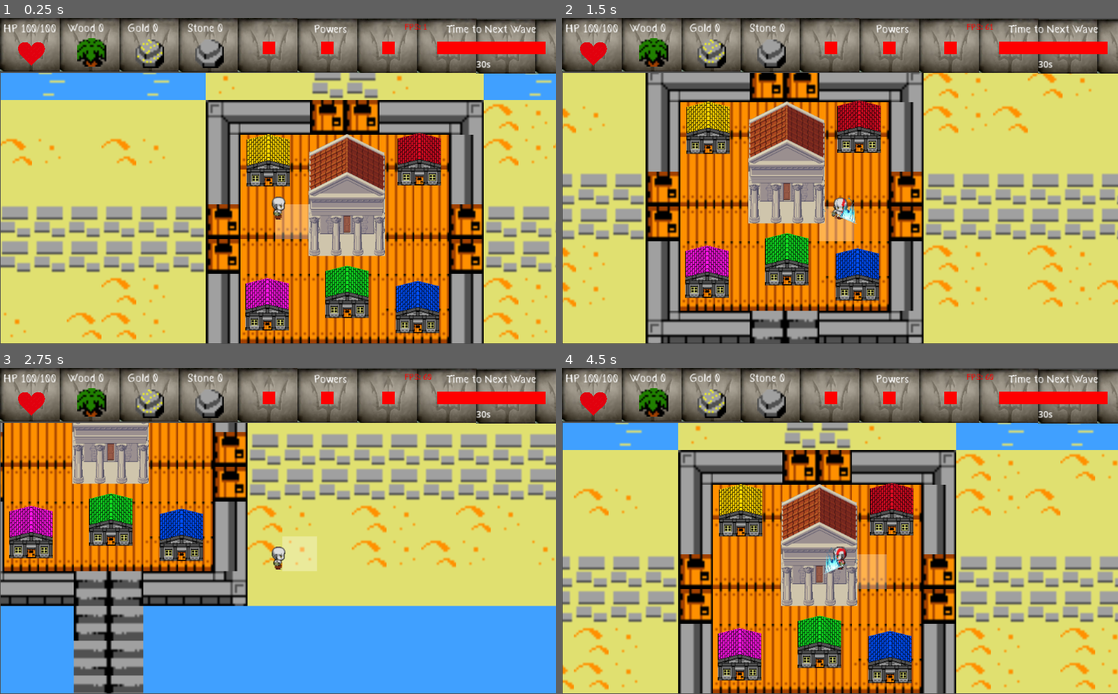
Above: before the commit, frames 1-4 (two rows, left to right).
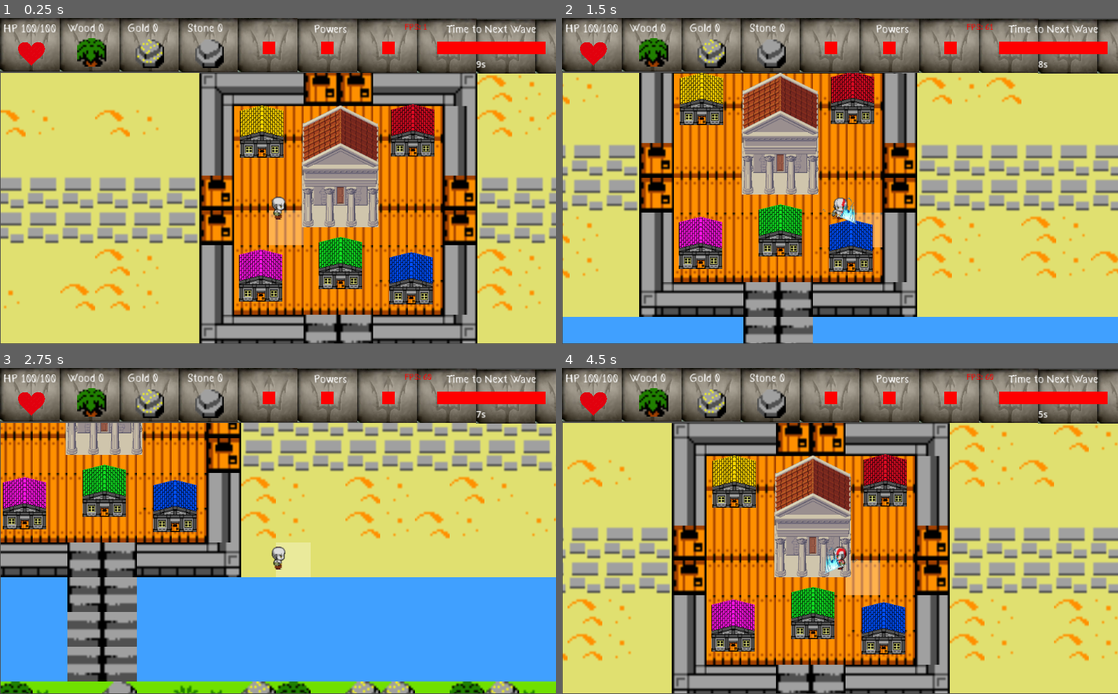
Above: after the commit, the same moments.

Repository: Christian2019/ProjetoAtenas
Game: Godot game, scene res://Scenes/MainScenes/Game_ViewPort.tscn
Two runs of this game, one before a commit and one after it. Both use one fixed random seed, a clock stepped at 60 frames per second and the inputs below. Sound files missing from this copy of the repository are replaced by a short silence.
Inputs:
- Up to frame 1 (0.25 s): no input
- Up to frame 2 (1.5 s): tap Enter at 0.5 s; hold Right (Move_Right) 0.53-1.28 s; tap Space (Select) at 0.6, 1.35 s; hold Down (Move_Down) from 1.28 s (still down)
- Up to frame 3 (2.75 s): release Down (Move_Down) at 2.03 s; hold Right (Move_Right) from 2.03 s (still down); tap Space (Select) at 2.1 s
- Up to frame 4 (4.5 s): release Right (Move_Right) at 2.78 s; hold Up (Move_Up) 2.78-3.53 s; tap Space (Select) at 2.85, 3.6, 4.35 s; hold Left (Move_Left) from 3.53 s (still down)

The runs differ from the first frame. In frame 1, 53% of the frame differs, in the area x 0-100%, y 13-100%; in frame 2, 53%; in frame 3, 44%; in frame 4, 54%.

Commit message:
Spawner,Enemy, Minotaur, PreLoades, Hud
HUD Update de time para proxima wave

Diff:
--- /dev/null
+++ b/Scenes/Game/Enemies/Enemy.tscn
@@ -0,0 +1,6 @@
+[gd_scene load_steps=2 format=3 uid="uid://dasfoo18xe4st"]
+
+[ext_resource type="Script" path="res://Scripts/Enemy.gd" id="1_fo5ys"]
+
+[node name="Enemy" type="Node2D"]
+script = ExtResource("1_fo5ys")
--- /dev/null
+++ b/Scenes/Game/Enemies/Minotaur.tscn
@@ -0,0 +1,69 @@
+[gd_scene load_steps=11 format=3 uid="uid://dnymo0eupd5qs"]
+
+[ext_resource type="Texture2D" uid="uid://bm5foycjs0yjv" path="res://Assets/Images/Enemies/minotaur_walking.png" id="1_86d6s"]
+[ext_resource type="Script" path="res://Scripts/Minotaur.gd" id="1_ldkc1"]
+
+[sub_resource type="AtlasTexture" id="AtlasTexture_2wt8o"]
+atlas = ExtResource("1_86d6s")
+region = Rect2(0, 0, 70, 55)
+
+[sub_resource type="AtlasTexture" id="AtlasTexture_xljmu"]
+atlas = ExtResource("1_86d6s")
+region = Rect2(70, 0, 70, 55)
+
+[sub_resource type="AtlasTexture" id="AtlasTexture_nxv61"]
+atlas = ExtResource("1_86d6s")
+region = Rect2(140, 0, 70, 55)
+
+[sub_resource type="AtlasTexture" id="AtlasTexture_r0ile"]
+atlas = ExtResource("1_86d6s")
+region = Rect2(210, 0, 70, 55)
+
+[sub_resource type="AtlasTexture" id="AtlasTexture_jg8sw"]
+atlas = ExtResource("1_86d6s")
+region = Rect2(280, 0, 70, 55)
+
+[sub_resource type="AtlasTexture" id="AtlasTexture_74126"]
+atlas = ExtResource("1_86d6s")
+region = Rect2(350, 0, 70, 55)
+
+[sub_resource type="AtlasTexture" id="AtlasTexture_tuu5o"]
+atlas = ExtResource("1_86d6s")
+region = Rect2(420, 0, 70, 55)
+
+[sub_resource type="SpriteFrames" id="SpriteFrames_grjig"]
+animations = [{
+"frames": [{
+"duration": 1.0,
+"texture": SubResource("AtlasTexture_2wt8o")
+}, {
+"duration": 1.0,
+"texture": SubResource("AtlasTexture_xljmu")
+}, {
+"duration": 1.0,
+"texture": SubResource("AtlasTexture_nxv61")
+}, {
+"duration": 1.0,
+"texture": SubResource("AtlasTexture_r0ile")
+}, {
+"duration": 1.0,
+"texture": SubResource("AtlasTexture_jg8sw")
+}, {
+"duration": 1.0,
+"texture": SubResource("AtlasTexture_74126")
+}, {
+"duration": 1.0,
+"texture": SubResource("AtlasTexture_tuu5o")
+}],
+"loop": true,
+"name": &"Walking",
+"speed": 9.0
+}]
+
+[node name="Minotaur" type="Node2D"]
+script = ExtResource("1_ldkc1")
+
+[node name="AnimatedSprite2D" type="AnimatedSprite2D" parent="."]
+sprite_frames = SubResource("SpriteFrames_grjig")
+animation = &"Walking"
+frame_progress = 0.164933
--- /dev/null
+++ b/Scenes/Game/Enemies/Spawner.tscn
@@ -0,0 +1,13 @@
+[gd_scene load_steps=3 format=3 uid="uid://dgeirnlkialpt"]
+
+[ext_resource type="Script" path="res://Scripts/Spawner.gd" id="1_d1bty"]
+[ext_resource type="Texture2D" uid="uid://cqckp6m67tu1q" path="res://Assets/Images/Enemies/spwaner.png" id="2_gsh3d"]
+
+[node name="Spawner" type="Node2D"]
+script = ExtResource("1_d1bty")
+direction_move = "E"
+
+[node name="Sprite2D" type="Sprite2D" parent="."]
+position = Vector2(0, 2.38419e-07)
+scale = Vector2(0.206625, 0.206625)
+texture = ExtResource("2_gsh3d")
--- a/Scenes/Game/Game.tscn
+++ b/Scenes/Game/Game.tscn
@@ -1,6 +1,7 @@
-[gd_scene load_steps=12 format=3 uid="uid://cb86td4m1hepw"]
+[gd_scene load_steps=14 format=3 uid="uid://cb86td4m1hepw"]
 
 [ext_resource type="AudioStream" uid="uid://muwp777hkxqy" path="res://Assets/Sounds/AOMSoundTrack.mp3" id="1_28pgp"]
+[ext_resource type="Script" path="res://Scripts/Game.gd" id="1_ff1wb"]
 [ext_resource type="Script" path="res://Scripts/BackgroundMusic.gd" id="2_1c6e5"]
 [ext_resource type="PackedScene" uid="uid://ba8lsakijrbpv" path="res://Scenes/Game/tiles.tscn" id="3_lg0li"]
 [ext_resource type="PackedScene" uid="uid://bqji3jr451ges" path="res://Scenes/Game/matriz.tscn" id="4_di3q4"]
@@ -11,8 +12,10 @@
 [ext_resource type="PackedScene" uid="uid://gsectpa52hfj" path="res://Scenes/Game/Constructions/Upgrades/Upgrade_Towers.tscn" id="9_jeuhr"]
 [ext_resource type="PackedScene" uid="uid://yj0y1bkmdwpi" path="res://Scenes/Game/Constructions/Upgrades/Upgrade_Hero.tscn" id="10_ohrki"]
 [ext_resource type="PackedScene" uid="uid://cawqbopdr275u" path="res://Scenes/Game/Constructions/Temple.tscn" id="10_v6y37"]
+[ext_resource type="PackedScene" uid="uid://dgeirnlkialpt" path="res://Scenes/Game/Enemies/Spawner.tscn" id="13_6sse8"]
 
 [node name="Game" type="Node2D"]
+script = ExtResource("1_ff1wb")
 metadata/_edit_horizontal_guides_ = [2752.0]
 metadata/_edit_vertical_guides_ = [2560.0]
 
@@ -48,7 +51,22 @@
 scale = Vector2(0.622, 0.622)
 
 [node name="Player" parent="." instance=ExtResource("5_x6q60")]
-position = Vector2(1157, 967)
+position = Vector2(1169, 1020)
 scale = Vector2(1.289, 1.289)
 
 [node name="Collectable_instances" type="Node2D" parent="."]
+
+[node name="Spawners" type="Node2D" parent="."]
+
+[node name="Spawner_W" parent="Spawners" instance=ExtResource("13_6sse8")]
+position = Vector2(31, 1011)
+
+[node name="Spawner_N" parent="Spawners" instance=ExtResource("13_6sse8")]
+position = Vector2(1285, 18)
+direction_move = "S"
+
+[node name="Spawner_E" parent="Spawners" instance=ExtResource("13_6sse8")]
+position = Vector2(2508, 1016)
+direction_move = "W"
+
+[node name="Enemies" type="Node2D" parent="."]
--- /dev/null
+++ b/Scripts/Enemy.gd
@@ -0,0 +1,17 @@
+extends Node2D
+
+var direction
+
+func _ready():
+	pass
+
+
+func _process(delta):
+	pass
+
+
+func move(speed):
+	if (direction=="S"):
+		position.y+=speed
+	else:
+		position.x+=speed
--- /dev/null
+++ b/Scripts/Game.gd
@@ -0,0 +1,12 @@
+extends Node2D
+
+var start_b = true
+func start():
+	if (start_b):
+		start_b = false
+		Global.Game = self
+
+
+# Called every frame. 'delta' is the elapsed time since the previous frame.
+func _process(delta):
+	start()
--- a/Scripts/Global.gd
+++ b/Scripts/Global.gd
@@ -1,3 +1,16 @@
 extends Node
 
 var player
+var Game
+
+func timerCreator(functionName,time,parameters,node):
+		var timer = Timer.new()
+		timer.connect("timeout",Callable(self, "timeOut").bind(timer,node,functionName,parameters))
+		timer.set_wait_time(time)
+		timer.one_shot=true
+		timer.autostart=true
+		call_deferred("add_child",timer)
+
+func timeOut(timer,node,functionName,parameters):
+	node.callv(functionName,parameters)
+	remove_child(timer)
--- a/Scripts/HUD.gd
+++ b/Scripts/HUD.gd
@@ -1,10 +1,30 @@
 extends Node2D
 
+var nextWaveTime =0
+
+var start_bool = true
+func start():
+	if (start_bool):
+		start_bool=false
+		passTime()
+
 func _process(delta):
-	updateResources()
+	if (Global.Game!=null):
+		start()
+		updateTimeToNextWave()
+	if (Global.player!=null):
+		updateResources()
 
 func updateResources():
-	if (Global.player!=null):
-		$Frontground/Wood/Label.text =  str("Wood ",Global.player.wood)
-		$Frontground/Gold/Label.text =  str("Gold ",Global.player.gold)
-		$Frontground/Stone/Label.text =  str("Stone ",Global.player.stone)
+	$Frontground/Wood/Label.text =  str("Wood ",Global.player.wood)
+	$Frontground/Gold/Label.text =  str("Gold ",Global.player.gold)
+	$Frontground/Stone/Label.text =  str("Stone ",Global.player.stone)
+
+func updateTimeToNextWave():
+	$Frontground/TimeLine/Label2.text = str(nextWaveTime,"s")
+
+func passTime():
+	nextWaveTime-=1
+	if (nextWaveTime==-1):
+		nextWaveTime= Global.Game.get_node("Spawners/Spawner_W").wave_timer-1
+	Global.timerCreator("passTime",1,[],self)
--- /dev/null
+++ b/Scripts/Minotaur.gd
@@ -0,0 +1,15 @@
+extends "res://Scripts/Enemy.gd"
+
+var speed = 1
+
+func _ready():
+	super._ready()
+	$AnimatedSprite2D.play("Walking")
+	if (direction=="W"):
+		speed*=-1
+		$AnimatedSprite2D.flip_h=true
+
+
+func _process(delta):
+	super._process(delta)
+	move(speed)
--- /dev/null
+++ b/Scripts/PreLoadeds.gd
@@ -0,0 +1,5 @@
+extends Node
+
+var collectable = preload("res://Scenes/Game/Collectable.tscn")
+var quadrant = preload("res://Scenes/Game/quadrant.tscn")
+var minotaur = preload("res://Scenes/Game/Enemies/Minotaur.tscn")
--- /dev/null
+++ b/Scripts/Spawner.gd
@@ -0,0 +1,55 @@
+extends Node2D
+
+@export_enum("S", "E","W") var direction_move: String = "S"
+
+@export_enum("Minotaur") var enemy_type: String = "Minotaur"
+
+@export var enable : bool = true
+
+#timerCreator(functionName,time,parameters,node): paramenters: []
+
+var wave_timer = 10
+var enemies_interval_spawn = 1.5
+var enemies_quantity = 5
+
+var transitionPositionRng=50
+
+func _ready():
+	visible=false
+
+var start_bool = true
+func start():
+	if (start_bool):
+		start_bool=false
+		createWave()
+
+func _process(delta):
+	if (!enable):
+		return
+	start()
+
+
+func createWave():
+	Global.timerCreator("createWave",wave_timer,[],self)
+	for i in range(0,enemies_quantity,1):
+		if (i==0):
+			createEnemy()
+		else:
+			Global.timerCreator("createEnemy",enemies_interval_spawn*i,[],self)
+
+func createEnemy():
+	if (enemy_type=="Minotaur"):
+		spawnEnemy(PreLoadeds.minotaur.instantiate())
+
+func spawnEnemy(enemy):
+	enemy.direction = direction_move
+	enemy.global_position = global_position
+	enemy.name = str(enemy_type,name)
+	var rng = RandomNumberGenerator.new()
+	var rngPosition_change = rng.randi_range(0, transitionPositionRng*2)
+	if (direction_move=="S"):
+		enemy.global_position.x = enemy.global_position.x-transitionPositionRng+rngPosition_change
+	else:
+		enemy.global_position.y = enemy.global_position.y-transitionPositionRng+rngPosition_change
+
+	get_parent().get_parent().get_node("Enemies").call_deferred("add_child",enemy)
--- a/Scripts/matriz.gd
+++ b/Scripts/matriz.gd
@@ -8,7 +8,6 @@
 var max_linhas = 43
 var max_colunas = 40
 
-var quadrant = preload("res://Scenes/Game/quadrant.tscn")
 var start = false
 
 func _process(delta):
@@ -18,7 +17,7 @@
 		var rng = RandomNumberGenerator.new()
 		for linha in range(0,max_linhas,1):
 			for coluna in range(0,max_colunas,1):
-				var quadrant_instance = quadrant.instantiate()
+				var quadrant_instance = PreLoadeds.quadrant.instantiate()
 				quadrant_instance.name = str("linha", linha , "_coluna", coluna)
 				quadrant_instance.position= Vector2(64*coluna,64*linha)
 				if (linha>(max_linhas/2)+1):
--- a/Scripts/player.gd
+++ b/Scripts/player.gd
@@ -7,8 +7,6 @@
 var gold =0
 
 var carryingItem
-
-var collectable = preload("res://Scenes/Game/Collectable.tscn")
 
 var playerRight=true
 
@@ -45,7 +43,7 @@
 		if closerQuadrant!=null:
 			if closerQuadrant.get_node("Resource").visible:
 				closerQuadrant.get_node("Resource").visible=false
-				var collectable_instance = collectable.instantiate()
+				var collectable_instance = PreLoadeds.collectable.instantiate()
 
 				if (closerQuadrant.get_node("Resource").animation=="wood"):
 					collectable_instance.get_node("AnimatedSprite2D").animation="wood"
--- a/project.godot
+++ b/project.godot
@@ -18,6 +18,7 @@
 [autoload]
 
 Global="*res://Scripts/Global.gd"
+PreLoadeds="*res://Scripts/PreLoadeds.gd"
 
 [display]
 
Binary file added: Assets/Images/Enemies/minotaur.png
Not shown, added: Assets/Images/Enemies/minotaur.png.import
Binary file added: Assets/Images/Enemies/minotaur_walking.png
Not shown, added: Assets/Images/Enemies/minotaur_walking.png.import
Binary file added: Assets/Images/Enemies/spwaner.png
Not shown, added: Assets/Images/Enemies/spwaner.png.import
Not shown, changed: Documentation/Done.txt
Not shown, changed: Documentation/ToDo.txt
